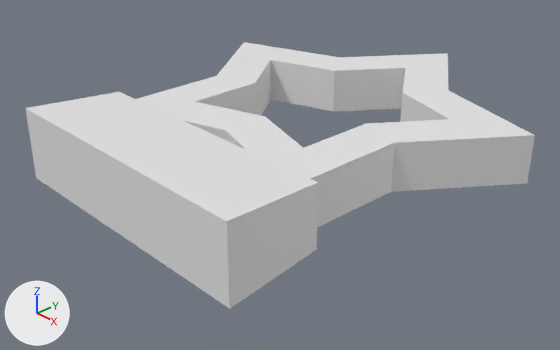
Two versions of the Blender file Untitled.blend, one commit apart.
Before and after are seen from a 50 mm camera at (0.21, -0.225, 0.124) aimed at (-0.002, -0.026, -0.019). Every picture has the same lights, and +X, +Y and +Z are marked at lower left. The first picture is the older version.
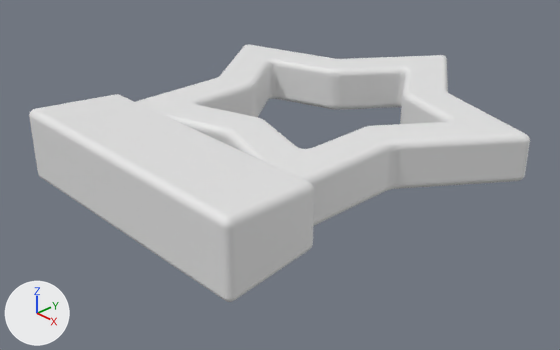
What changed in the scene script:
```text
Change ob_circle_001:
    add _m = ob_circle_001.modifiers.new('Bevel', 'BEVEL')
    add _m.width = 0.003
    add _m.width_pct = 0.003
    add _m.segments = 100
    add _m.miter_outer = 'MITER_ARC'
Change ob_cube:
    where _m = ob_cube.modifiers.new('Bevel', 'BEVEL')
    _m.width: 0.0 -> 0.003
    _m.width_pct: 0.0 -> 0.003
    _m.segments: 49 -> 100
    add _m.miter_outer = 'MITER_ARC'
```

Changed parts and their boxes (x1, y1, x2, y2) in the pictures (560 x 350 px):
'Cube', modifiers changed: before (25, 92, 318, 309); after (29, 94, 314, 302)
'Circle.001', modifiers changed: before (137, 42, 535, 227); after (136, 44, 530, 226)
